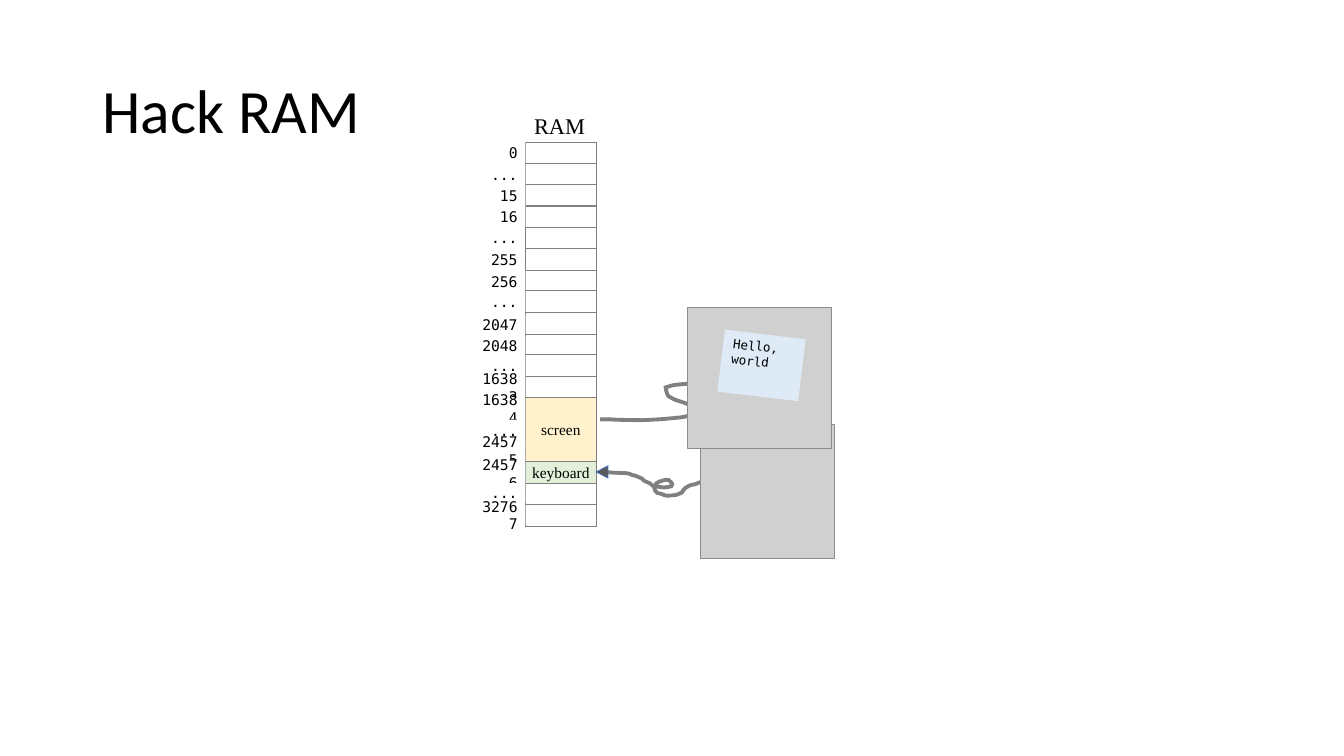
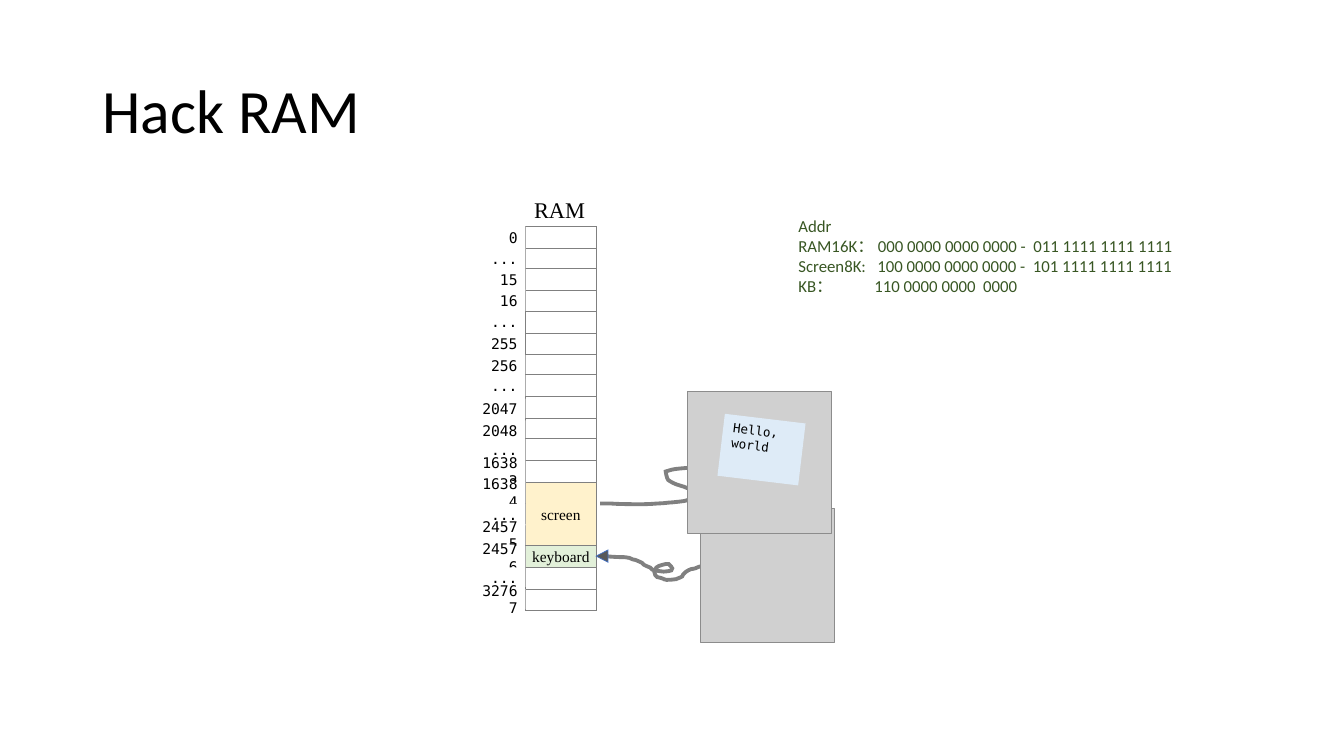
Before and after one commit to vcboy1/Leeds, a slide deck: slide 6 of 26fall/1860/Lecture/Week1.9/Lec 1.9.1 Memory II.pptx. Drawn at 1344x756 pixels with LibreOffice and Linux fonts; fonts in the diff are those of the drawing; grey boxes stand for pictures. Boxes give left, top, right and bottom in pixels: in the first picture for what was removed or moved away, otherwise in the second. Text is boxed around its words. In the diff, an @@ line names an element or a change of style, - is before the commit and + after.

```diff
--- a/26fall/1860/Lecture/Week1.9/Lec 1.9.1 Memory II.pptx
+++ b/26fall/1860/Lecture/Week1.9/Lec 1.9.1 Memory II.pptx
@@ text removed at (474, 164, 526, 186) @@
-...
@@ text added at (798, 220, 1172, 292), 12 pt, text #385723 @@
+Addr
+RAM16K： 000 0000 0000 0000 - 011 1111 1111 1111
+Screen8K: 100 0000 0000 0000 - 101 1111 1111 1111
+KB： 110 0000 0000 0000
@@ 3 texts: place and size @@
-3 texts at (474, 227, 526, 376)
+3 texts at (474, 248, 526, 396)
@@ rectangle: place and size @@
-rectangle at (525, 142, 596, 163)
+rectangle at (525, 418, 596, 440)
@@ rectangle: place and size @@
-rectangle at (525, 207, 596, 228)
+rectangle at (525, 397, 596, 418)
@@ text "..." rewrapped from (455, 483, 525, 502) to (474, 439, 526, 460) @@
@@ rectangle: place and size @@
-rectangle at (525, 164, 596, 186)
+rectangle at (525, 439, 596, 460)
@@ rectangle: place and size @@
-rectangle at (525, 483, 596, 504)
+rectangle at (525, 461, 596, 482)
@@ freeform shape: place and size @@
-freeform shape at (605, 472, 712, 496)
+freeform shape at (600, 467, 701, 504)
@@ rectangle: place and size @@
-rectangle at (599, 355, 651, 376)
+rectangle at (599, 524, 651, 545)
@@ text added at (455, 568, 525, 587), 10.5 pt, text #000000 @@
+...
@@ rectangle: place and size @@
-rectangle at (525, 505, 596, 526)
+rectangle at (525, 568, 596, 589)
@@ 10 texts, 7 rectangles, 2 pictures, 1 flow chart extract: place and size @@
-10 texts, 7 rectangles, 2 pictures, 1 flow chart extract at (466, 119, 834, 558)
+10 texts, 7 rectangles, 2 pictures, 1 flow chart extract at (466, 203, 834, 642)
@@ rectangle: place and size @@
-rectangle at (599, 227, 651, 248)
+rectangle at (599, 545, 651, 567)
@@ rectangle: place and size @@
-rectangle at (599, 249, 651, 270)
+rectangle at (599, 568, 651, 589)
@@ freeform shape: place and size @@
-freeform shape at (600, 383, 701, 420)
+freeform shape at (605, 557, 712, 581)
@@ rectangle: place and size @@
-rectangle at (525, 185, 596, 206)
+rectangle at (525, 589, 596, 610)
@@ rectangle: place and size @@
-rectangle at (599, 290, 651, 312)
+rectangle at (599, 589, 651, 610)
```
Also in this commit, not shown: 22 other slides changed, 2 slides removed, 3 other files.
